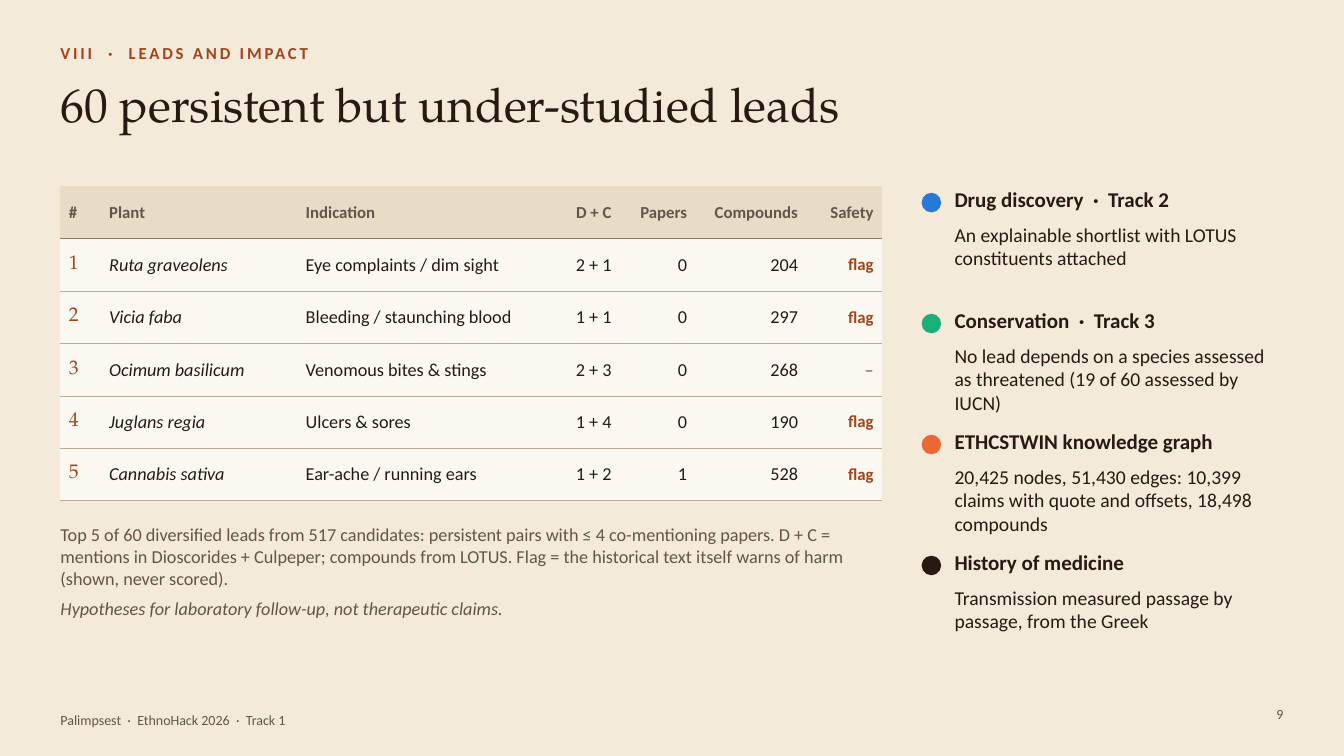
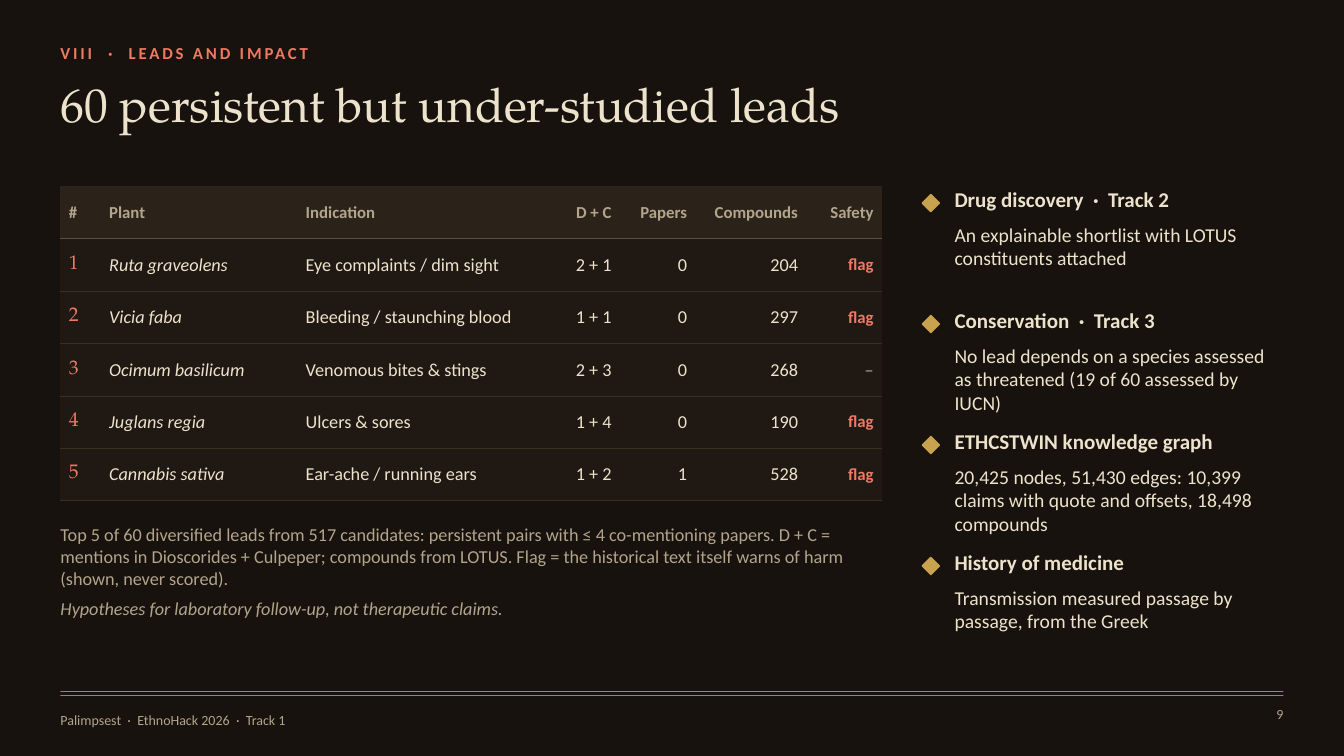
Before and after one commit to KaraAliOsman/palimpsest, a slide deck: slide 9 of docs/pitch/Palimpsest_EthnoHack2026.pptx. Drawn at 1344x756 pixels with LibreOffice and Linux fonts; fonts in the diff are those of the drawing. Boxes give left, top, right and bottom in pixels: in the first picture for what was removed or moved away, otherwise in the second. Text is boxed around its words. In the diff, an @@ line names an element or a change of style, - is before the commit and + after.

```diff
--- a/docs/pitch/Palimpsest_EthnoHack2026.pptx
+++ b/docs/pitch/Palimpsest_EthnoHack2026.pptx
@@ background #F3EADA to #17120D @@
@@ text "VIII · LEADS AND IMPACT" at (60,42,1284,73): text colour #A3431A to #EE7A62 @@
@@ table at (60,187,882,487) @@
@@ fill #E9DCC7 to #2B221A in row 1 @@
@@ fill #FBF8F2 to #201913 in 35 cells @@
@@ text colour #62554A to #B3A58C in "#", "Plant", "Indication", "D + C" and 4 more places @@
@@ text colour #A3431A to #EE7A62 in "1", "flag", "2", "flag" and 5 more places @@
@@ text colour #261A12 to #EDE3CC in "Ruta graveolens", "Eye complaints / dim sight", "2 + 1", "0" and 21 more places @@
@@ borders changed @@
@@ diamond at (923,195,940,212): ellipse to diamond; fill #2A78D6 to #C9A24E; outline #2A78D6 1 pt to #C9A24E 1 pt @@
@@ diamond at (923,316,940,333): ellipse to diamond; fill #1BAF7A to #C9A24E; outline #1BAF7A 1 pt to #C9A24E 1 pt @@
@@ diamond at (923,437,940,454): ellipse to diamond; fill #EB6834 to #C9A24E; outline #EB6834 1 pt to #C9A24E 1 pt @@
@@ diamond at (923,558,940,575): ellipse to diamond; fill #261A12 to #C9A24E; outline #261A12 1 pt to #C9A24E 1 pt @@
@@ text colour #261A12 to #EDE3CC in 9 elements at (60,87,840,136), (955,192,1169,211), (955,228,1236,265), (955,313,1155,328), (955,349,1264,413), (955,434,1213,453), (955,470,1252,534), (955,555,1124,574), (955,591,1232,632) @@
@@ text colour #62554A to #B3A58C in 3 elements at (60,528,843,618), (1276,710,1283,719), (60,715,285,727) @@
@@ line added from (60, 692) to (1284, 692), #A8873A 0.5 pt @@
@@ line added from (60, 696) to (1284, 696), #A8873A 0.5 pt @@
```
Also in this commit, not shown: 9 other slides changed, 1 other file.
